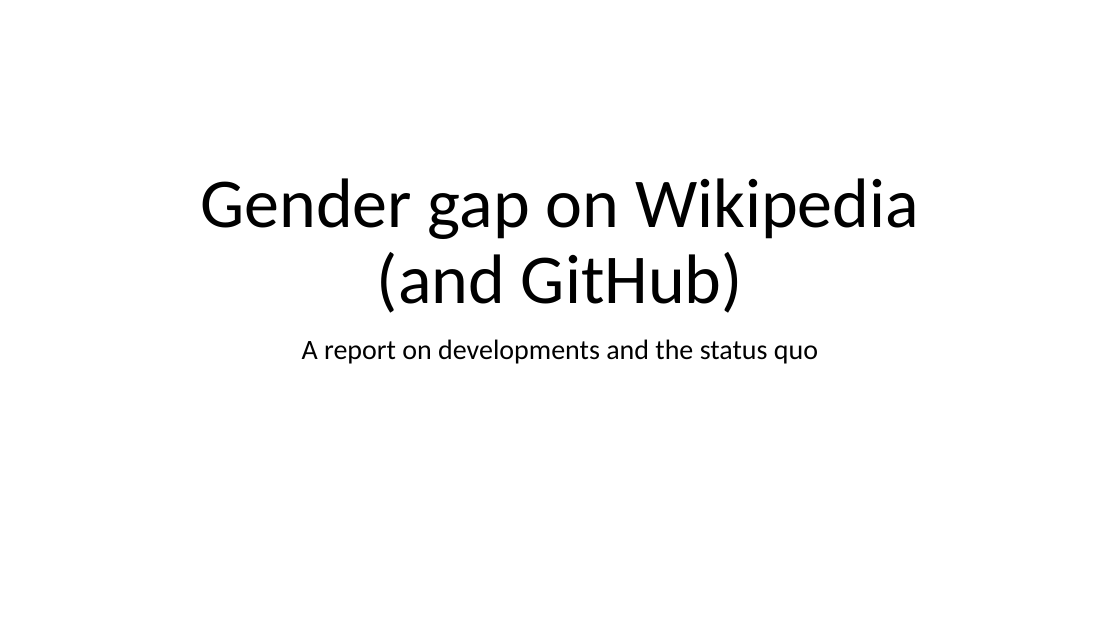
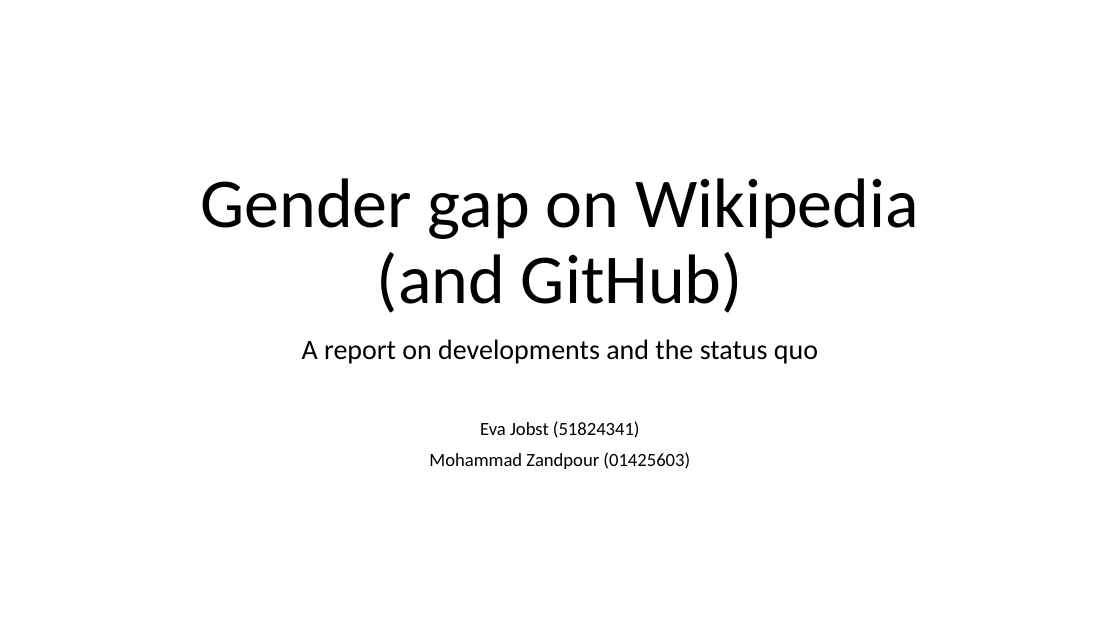
Before and after one commit to EvaJobst/FOT-Paper, a slide deck: slide 1 of Paper - Presentation.pptx. Drawn at 1120x630 pixels with LibreOffice and Linux fonts; fonts in the diff are those of the drawing. Boxes give left, top, right and bottom in pixels: in the first picture for what was removed or moved away, otherwise in the second. Text is boxed around its words. In the diff, an @@ line names an element or a change of style, - is before the commit and + after.

```diff
--- a/Paper - Presentation.pptx
+++ b/Paper - Presentation.pptx
@@ subtitle at (x1=429, y1=421, x2=690, y2=469): paragraphs added @@
+Eva Jobst (51824341)
+Mohammad Zandpour (01425603)
```
Also in this commit, not shown: 6 slides added, 1 other file.
